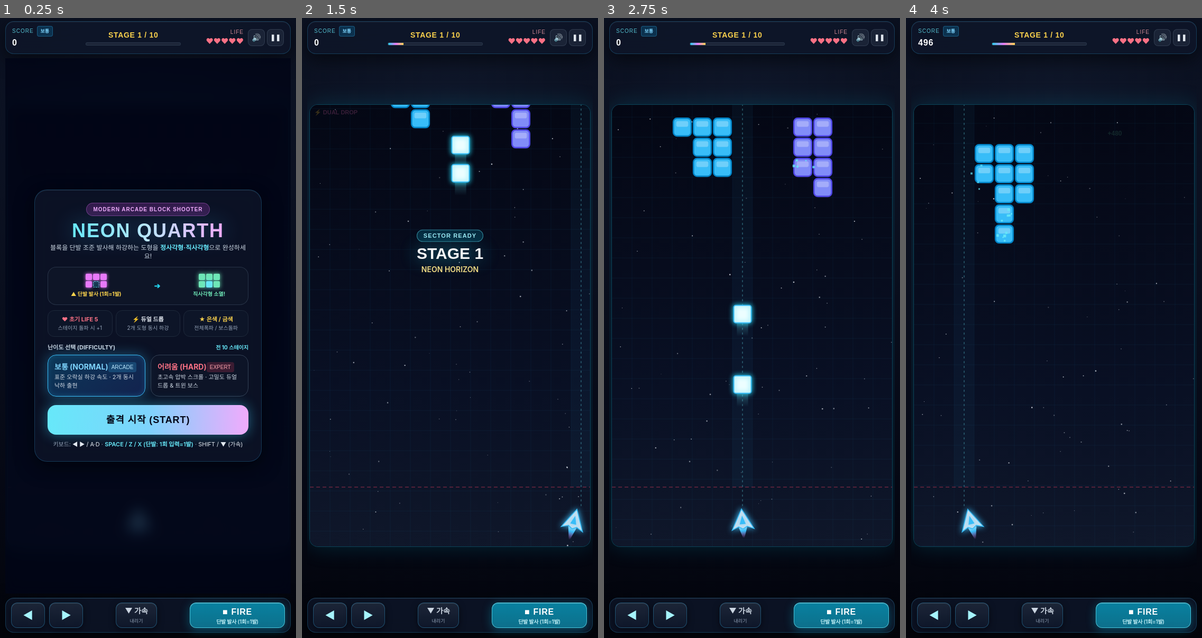
Above: before the commit, frames 1-4 (left to right).
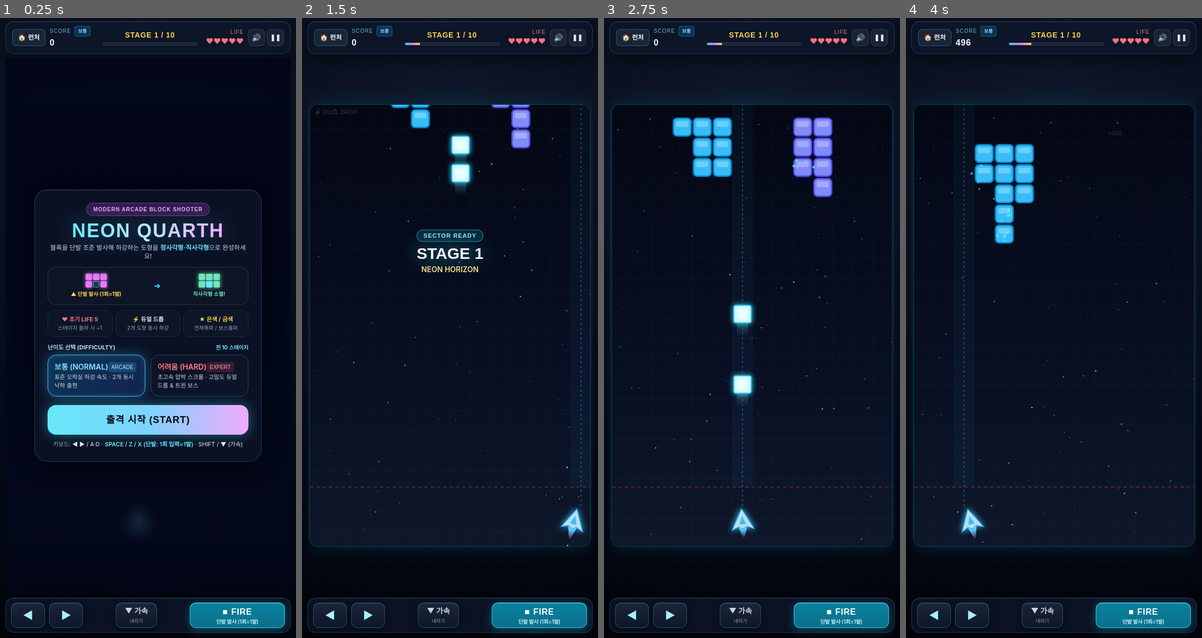
Above: after the commit, the same moments.

Repository: codesamchon/minigames
Game: browser game, page neon_quarth.html
Same seed, same stepped clock (60 frames per second), same inputs: the game is played once before the commit and once after it.
Inputs (mouse positions are in pixels of both pictures, inside the frame that each line leads up to):
- Up to frame 1 (0.25 s): no input
- Up to frame 2 (1.5 s): click "출격 시작 (START)" at 0.27 s; hold Right from 1.03 s (still down); click (450, 371) at 1.07 s; tap Space at 1.1 s
- Up to frame 3 (2.75 s): release Right at 1.53 s; hold Down 1.58-1.85 s; tap Space at 1.6, 2.1, 2.6 s; click (695, 284) at 1.67 s; hold Left 1.9-2.47 s; click "▼ 가속 내리기" at 2.02 s; click (808, 259) at 2.27 s; hold Up from 2.52 s (still down)
- Up to frame 4 (4 s): release Up at 2.82 s; click (1095, 414) at 2.87 s; hold Right 2.87-3.53 s; tap Space at 3.1, 3.6 s; click (982, 439) at 3.47 s; hold Up 3.58-3.82 s; hold Left from 3.87 s (still down)

The runs differ from the first frame. In frame 1, 0.4% of the frame differs, in the area x 4-67%, y 1-5%; in frame 2, 0.5%; in frame 3, 0.5%; in frame 4, 0.5%.

Commit message:
Add files via upload

Diff:
--- a/code_artifact.html
+++ b/code_artifact.html
@@ -98,9 +98,13 @@
     <!-- 상단 헤더 & 컨트롤 바 -->
     <header class="w-full max-w-2xl flex flex-col gap-2">
         <div class="flex items-center justify-between bg-slate-800/80 backdrop-blur border border-slate-700/70 rounded-2xl px-3.5 py-2.5 shadow-lg">
-            <!-- 타이틀 및 현재 스테이지 -->
-            <div class="flex items-center gap-2.5 min-w-0">
-                <div class="w-10 h-10 rounded-xl bg-orange-600/25 border border-orange-400/40 flex items-center justify-center shadow-inner shrink-0">
+            <!-- 런처 복귀 & 타이틀 및 현재 스테이지 -->
+            <div class="flex items-center gap-2 sm:gap-2.5 min-w-0">
+                <a href="./index.html" id="btnLauncher" class="ctrl-btn px-2.5 py-2 rounded-xl text-xs font-extrabold text-slate-100 flex items-center gap-1 shrink-0 no-underline" title="미니게임 런처로 돌아가기">
+                    <span>🏠</span>
+                    <span>런처</span>
+                </a>
+                <div class="hidden sm:flex w-10 h-10 rounded-xl bg-orange-600/25 border border-orange-400/40 items-center justify-center shadow-inner shrink-0">
                     <!-- 창고 상자 SVG 아이콘 -->
                     <svg class="w-6 h-6 text-amber-400" viewBox="0 0 24 24" fill="none" stroke="currentColor" stroke-width="2.2">
                         <rect x="3" y="3" width="18" height="18" rx="3" fill="currentColor" fill-opacity="0.2"/>
@@ -1706,6 +1710,18 @@
             lastTime = performance.now();
             requestAnimationFrame(renderLoop);
         };
+
+      (function() {
+        var btn = document.getElementById('btnLauncher');
+        if (!btn) return;
+        btn.addEventListener('click', function(e) {
+          if (window.history.length > 1 && document.referrer && location.origin && location.origin !== 'null' && document.referrer.indexOf(location.origin) === 0) {
+            e.preventDefault();
+            window.history.back();
+          }
+        });
+      })();
+
     </script>
 </body>
 </html>
--- a/minesweeper.html
+++ b/minesweeper.html
@@ -143,9 +143,10 @@
         /* 상단 메뉴바 및 드롭다운 메뉴 */
         .menubar {
             background-color: var(--win-gray);
-            padding: 1px 4px;
+            padding: 2px 4px;
             display: flex;
             align-items: center;
+            flex-wrap: wrap;
             gap: 2px;
             position: relative;
             border-bottom: 1px solid #b5b5b5;
@@ -366,8 +367,9 @@
             </div>
         </header>
 
-        <!-- 2. 클래식 메뉴바: 게임(G) / 도움말(H) -->
+        <!-- 2. 클래식 메뉴바: 런처 복귀 / 게임(G) / 도움말(H) -->
         <nav class="menubar select-none">
+            <a href="./index.html" id="btn-launcher" class="win-btn px-1.5 py-0.5 text-[11px] font-bold no-underline mr-0.5" style="text-decoration:none;" title="미니게임 런처로 돌아가기">🏠 런처</a>
             <!-- 게임(G) 드롭다운 -->
             <div class="relative">
                 <div id="trigger-game" class="menu-trigger"><u>게임</u>(G)</div>
@@ -409,6 +411,10 @@
                     <div class="dropdown-sep"></div>
                     <button type="button" data-action="best-times" class="dropdown-item">
                         <span>최고 기록(T)...</span>
+                    </button>
+                    <div class="dropdown-sep"></div>
+                    <button type="button" data-action="go-launcher" class="dropdown-item">
+                        <span>런처로 돌아가기(X)</span>
                     </button>
                 </div>
             </div>
@@ -1498,6 +1504,9 @@
                         refreshRecordsModalUI();
                         openModal('modal-records');
                         break;
+                    case 'go-launcher':
+                        document.getElementById('btn-launcher').click();
+                        break;
                     case 'help-howto':
                         document.getElementById('help-modal-title').textContent = '지뢰 찾기 도움말';
                         document.getElementById('help-modal-body').innerHTML = `
@@ -1627,6 +1636,18 @@
             autoAdjustCellSizeForScreen();
             startNewGame();
         };
+
+      (function() {
+        var btn = document.getElementById('btn-launcher');
+        if (!btn) return;
+        btn.addEventListener('click', function(e) {
+          if (window.history.length > 1 && document.referrer && location.origin && location.origin !== 'null' && document.referrer.indexOf(location.origin) === 0) {
+            e.preventDefault();
+            window.history.back();
+          }
+        });
+      })();
+
     </script>
 </body>
 </html>
--- a/neon_quarth.html
+++ b/neon_quarth.html
@@ -126,14 +126,20 @@
   <div class="w-full max-w-[540px] h-full flex flex-col justify-between gap-1.5 sm:gap-2 relative">
 
     <!-- Top Arcade HUD Bar -->
-    <header class="w-full glass-panel rounded-2xl px-3 py-2 flex items-center justify-between gap-2 z-20 shrink-0">
-      <!-- Score & Difficulty -->
-      <div class="flex flex-col min-w-[92px]">
+    <header class="w-full glass-panel rounded-2xl px-2.5 sm:px-3 py-2 flex items-center justify-between gap-1.5 sm:gap-2 z-20 shrink-0">
+      <!-- Launcher & Score -->
+      <div class="flex items-center gap-2 shrink-0">
+        <a href="./index.html" id="btnLauncher" tabindex="-1" title="미니게임 런처로 돌아가기" class="h-8 px-2.5 rounded-lg bg-slate-800/85 hover:bg-slate-700/85 active:scale-95 border border-cyan-400/35 flex items-center justify-center gap-1 text-slate-100 text-xs font-extrabold transition no-underline shrink-0">
+          <span>🏠</span>
+          <span>런처</span>
+        </a>
+        <div class="flex flex-col min-w-[68px] sm:min-w-[84px]">
         <div class="flex items-center gap-1.5">
           <span class="text-[10px] font-sci tracking-widest text-cyan-300/80">SCORE</span>
           <span id="hudDiffBadge" class="text-[9px] font-bold px-1.5 py-0.5 rounded bg-sky-500/20 text-sky-300 border border-sky-400/30">보통</span>
         </div>
-        <span id="hudScore" class="font-sci text-sm sm:text-base font-extrabold text-white tracking-wider">0</span>
+          <span id="hudScore" class="font-sci text-sm sm:text-base font-extrabold text-white tracking-wider">0</span>
+        </div>
       </div>
 
       <!-- Stage & Wave Progress -->
@@ -287,6 +293,9 @@
           <button id="btnPauseToTitle" type="button" class="neon-btn w-full py-2.5 rounded-xl font-semibold text-slate-200 bg-slate-800/90 border border-slate-600/60">
             타이틀 화면으로
           </button>
+          <a href="./index.html" class="neon-btn w-full py-2.5 rounded-xl font-semibold text-cyan-200 bg-slate-900/90 border border-cyan-500/35 no-underline block">
+            🏠 미니게임 런처로 이동
+          </a>
         </div>
       </div>
 
@@ -2265,6 +2274,18 @@
       lastTime = performance.now();
       requestAnimationFrame(gameLoop);
     };
+
+      (function() {
+        var btn = document.getElementById('btnLauncher');
+        if (!btn) return;
+        btn.addEventListener('click', function(e) {
+          if (window.history.length > 1 && document.referrer && location.origin && location.origin !== 'null' && document.referrer.indexOf(location.origin) === 0) {
+            e.preventDefault();
+            window.history.back();
+          }
+        });
+      })();
+
   </script>
 </body>
 </html>
--- a/reversi.html
+++ b/reversi.html
@@ -238,7 +238,11 @@
 
     <!-- 상단 헤더 & 컨트롤 바 -->
     <header class="w-full max-w-4xl flex flex-wrap items-center justify-between gap-2 pb-2 sm:pb-3 border-b border-slate-800/80">
-        <div class="flex items-center gap-2.5">
+        <div class="flex items-center gap-2 sm:gap-2.5">
+            <a href="./index.html" id="btn-launcher" class="px-2.5 sm:px-3 py-1.5 rounded-xl bg-slate-800 hover:bg-slate-700 active:scale-95 text-slate-100 text-xs sm:text-sm font-extrabold border border-slate-700 transition flex items-center gap-1.5 shadow-sm no-underline" title="미니게임 런처로 돌아가기">
+                <span>🏠</span>
+                <span>런처</span>
+            </a>
             <div class="w-9 h-9 rounded-xl bg-emerald-600/20 border border-emerald-500/40 flex items-center justify-center shadow-inner">
                 <div class="w-5 h-5 rounded-full bg-gradient-to-br from-white via-slate-300 to-slate-900 border border-emerald-400"></div>
             </div>
@@ -1610,6 +1614,18 @@
         window.onload = function () {
             window.othelloGame = new OthelloGame();
         };
+
+      (function() {
+        var btn = document.getElementById('btn-launcher');
+        if (!btn) return;
+        btn.addEventListener('click', function(e) {
+          if (window.history.length > 1 && document.referrer && location.origin && location.origin !== 'null' && document.referrer.indexOf(location.origin) === 0) {
+            e.preventDefault();
+            window.history.back();
+          }
+        });
+      })();
+
     </script>
 </body>
 </html>
--- a/solitaire.html
+++ b/solitaire.html
@@ -452,6 +452,7 @@
 
         <!-- 2. 상단 클래식 메뉴바 및 빠른 도구 모음 -->
         <nav class="menubar select-none">
+            <a href="./index.html" id="btn-launcher" class="win-btn font-bold no-underline mr-0.5" style="text-decoration:none;" title="미니게임 런처로 돌아가기">🏠 런처</a>
             <!-- 게임(G) 드롭다운 -->
             <div class="relative">
                 <div id="trigger-game-menu" class="menu-trigger"><u>게임</u>(G)</div>
@@ -474,6 +475,10 @@
                     <div class="dropdown-sep"></div>
                     <button type="button" data-menu="cascade-demo" class="dropdown-item">
                         <span>승리 폭포 연출 보기(W)</span>
+                    </button>
+                    <div class="dropdown-sep"></div>
+                    <button type="button" data-menu="go-launcher" class="dropdown-item">
+                        <span>런처로 돌아가기(X)</span>
                     </button>
                 </div>
             </div>
@@ -2411,6 +2416,7 @@
                 else if (action === 'backs') openCardBacksModal();
                 else if (action === 'options') openOptionsModal();
                 else if (action === 'cascade-demo') cascadeController.start(0, true);
+                else if (action === 'go-launcher') document.getElementById('btn-launcher').click();
                 else if (action === 'howto') openHelpHowTo();
                 else if (action === 'about') openHelpAbout();
             });
@@ -2499,6 +2505,18 @@
         window.onload = () => {
             startNewGame(true);
         };
+
+      (function() {
+        var btn = document.getElementById('btn-launcher');
+        if (!btn) return;
+        btn.addEventListener('click', function(e) {
+          if (window.history.length > 1 && document.referrer && location.origin && location.origin !== 'null' && document.referrer.indexOf(location.origin) === 0) {
+            e.preventDefault();
+            window.history.back();
+          }
+        });
+      })();
+
     </script>
 </body>
 </html>
